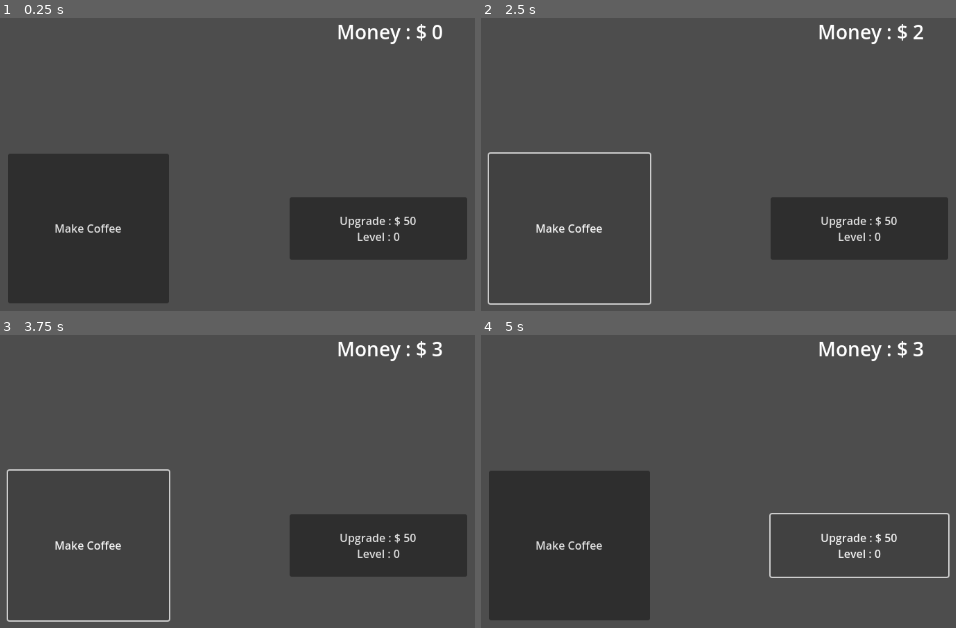
Above: before the commit, frames 1-4 (two rows, left to right).
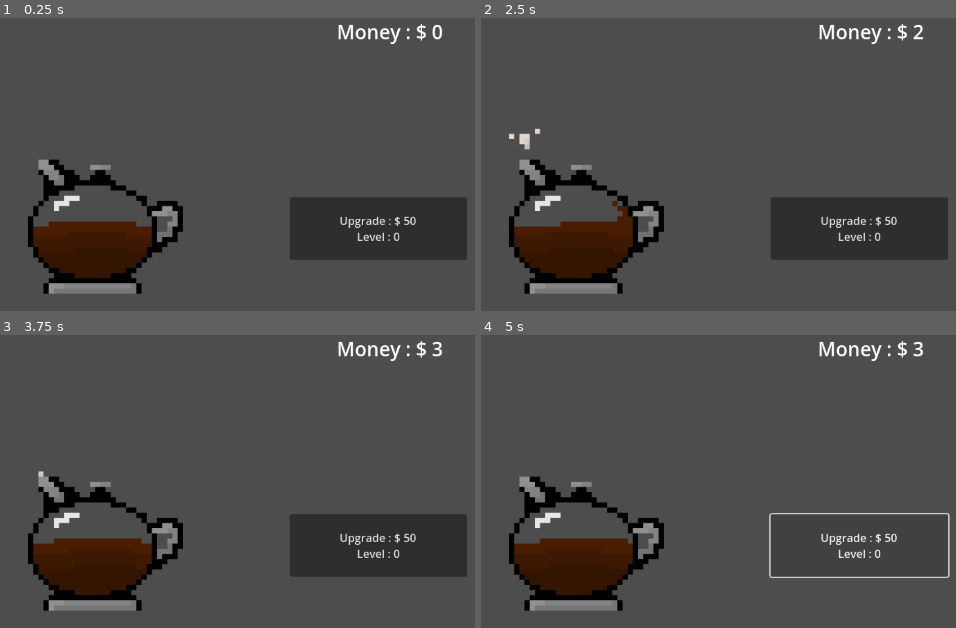
Above: after the commit, the same moments.

Repository: 2024-25-Allen-ISD-Computer-Science/5th-period-isp-coffee-clicker-game
Game: Godot game, scene res://prototype_clicker.tscn
Same seed, same stepped clock (60 frames per second), same inputs: the game is played once before the commit and once after it.
Inputs:
- Up to frame 1 (0.25 s): no input
- Up to frame 2 (2.5 s): click "Make Coffee" at 0.5 s; click "Upgrade : $ 50 Level : 0" at 1.25 s; click "Make Coffee" at 2 s
- Up to frame 3 (3.75 s): click "Upgrade : $ 50 Level : 0" at 2.75 s; click "Make Coffee" at 3.5 s
- Up to frame 4 (5 s): click "Upgrade : $ 50 Level : 0" at 4.25 s

The runs differ from the first frame. In frame 1, 17% of the frame differs, in the area x 1-39%, y 46-98%; in frame 2, 8.9%; in frame 3, 8.7%; in frame 4, 17%.

Commit message:
Change to Coffee Button

Diff:
--- a/Coffee Clicker Stuff/coffee-clicker/project.godot
+++ b/Coffee Clicker Stuff/coffee-clicker/project.godot
@@ -18,6 +18,7 @@
 [file_customization]
 
 folder_colors={
+"res://Assets/": "blue",
 "res://scenes/": "green",
 "res://scripts/": "pink"
 }
--- a/Coffee Clicker Stuff/coffee-clicker/prototype_clicker.tscn
+++ b/Coffee Clicker Stuff/coffee-clicker/prototype_clicker.tscn
@@ -1,6 +1,66 @@
-[gd_scene load_steps=2 format=3 uid="uid://cfmr7rns8wk2u"]
+[gd_scene load_steps=17 format=3 uid="uid://cfmr7rns8wk2u"]
 
 [ext_resource type="Script" path="res://scripts/prototype_clicker.gd" id="1_457p2"]
+[ext_resource type="Texture2D" uid="uid://dvfrowllhnrvh" path="res://Assets/CoffeePotSpriteSheet.png" id="2_a8c04"]
+
+[sub_resource type="StyleBoxEmpty" id="StyleBoxEmpty_fld2h"]
+
+[sub_resource type="StyleBoxEmpty" id="StyleBoxEmpty_v1d5j"]
+
+[sub_resource type="StyleBoxEmpty" id="StyleBoxEmpty_jkvn5"]
+
+[sub_resource type="StyleBoxEmpty" id="StyleBoxEmpty_ymm6g"]
+
+[sub_resource type="StyleBoxEmpty" id="StyleBoxEmpty_mn0r6"]
+
+[sub_resource type="StyleBoxEmpty" id="StyleBoxEmpty_l4n1n"]
+
+[sub_resource type="StyleBoxEmpty" id="StyleBoxEmpty_53ddw"]
+
+[sub_resource type="StyleBoxEmpty" id="StyleBoxEmpty_77eia"]
+
+[sub_resource type="StyleBoxEmpty" id="StyleBoxEmpty_3iqsy"]
+
+[sub_resource type="StyleBoxEmpty" id="StyleBoxEmpty_poxa3"]
+
+[sub_resource type="StyleBoxEmpty" id="StyleBoxEmpty_p0pxb"]
+
+[sub_resource type="Animation" id="Animation_snro6"]
+resource_name = "coffee_pot_click"
+length = 1.05
+tracks/0/type = "value"
+tracks/0/imported = false
+tracks/0/enabled = true
+tracks/0/path = NodePath(".:frame")
+tracks/0/interp = 1
+tracks/0/loop_wrap = true
+tracks/0/keys = {
+"times": PackedFloat32Array(0, 0.1, 0.2, 0.3, 0.4, 0.5, 0.6, 0.7, 0.8, 0.9, 1),
+"transitions": PackedFloat32Array(1, 1, 1, 1, 1, 1, 1, 1, 1, 1, 1),
+"update": 1,
+"values": [0, 1, 2, 3, 5, 6, 7, 8, 10, 11, 12]
+}
+
+[sub_resource type="Animation" id="Animation_mh0us"]
+length = 0.001
+tracks/0/type = "value"
+tracks/0/imported = false
+tracks/0/enabled = true
+tracks/0/path = NodePath(".:frame")
+tracks/0/interp = 1
+tracks/0/loop_wrap = true
+tracks/0/keys = {
+"times": PackedFloat32Array(0),
+"transitions": PackedFloat32Array(1),
+"update": 1,
+"values": [0]
+}
+
+[sub_resource type="AnimationLibrary" id="AnimationLibrary_y87yw"]
+_data = {
+"RESET": SubResource("Animation_mh0us"),
+"coffee_pot_click": SubResource("Animation_snro6")
+}
 
 [node name="PrototypeClicker" type="Control" node_paths=PackedStringArray("label")]
 layout_mode = 3
@@ -28,6 +88,7 @@
 vertical_alignment = 1
 
 [node name="Button" type="Button" parent="."]
+visibility_layer = 513
 custom_minimum_size = Vector2(160, 160)
 layout_mode = 1
 anchors_preset = 8
@@ -35,13 +96,36 @@
 anchor_top = 0.5
 anchor_right = 0.5
 anchor_bottom = 0.5
-offset_left = -116.0
-offset_top = -108.0
-offset_right = 116.0
-offset_bottom = 108.0
+offset_left = -116.352
+offset_top = -107.898
+offset_right = 137.648
+offset_bottom = 125.102
 grow_horizontal = 2
 grow_vertical = 2
+theme_override_styles/focus = SubResource("StyleBoxEmpty_fld2h")
+theme_override_styles/disabled_mirrored = SubResource("StyleBoxEmpty_v1d5j")
+theme_override_styles/disabled = SubResource("StyleBoxEmpty_jkvn5")
+theme_override_styles/hover_pressed_mirrored = SubResource("StyleBoxEmpty_ymm6g")
+theme_override_styles/hover_pressed = SubResource("StyleBoxEmpty_mn0r6")
+theme_override_styles/hover_mirrored = SubResource("StyleBoxEmpty_l4n1n")
+theme_override_styles/hover = SubResource("StyleBoxEmpty_53ddw")
+theme_override_styles/pressed_mirrored = SubResource("StyleBoxEmpty_77eia")
+theme_override_styles/pressed = SubResource("StyleBoxEmpty_3iqsy")
+theme_override_styles/normal_mirrored = SubResource("StyleBoxEmpty_poxa3")
+theme_override_styles/normal = SubResource("StyleBoxEmpty_p0pxb")
 text = "Make Coffee"
+
+[node name="Coffee_Pot" type="Sprite2D" parent="."]
+position = Vector2(593, 299)
+scale = Vector2(0.929688, 0.929688)
+texture = ExtResource("2_a8c04")
+hframes = 4
+vframes = 4
+
+[node name="AnimationPlayer" type="AnimationPlayer" parent="Coffee_Pot"]
+libraries = {
+"": SubResource("AnimationLibrary_y87yw")
+}
 
 [node name="Upgrade" type="Button" parent="."]
 layout_mode = 1
--- a/Coffee Clicker Stuff/coffee-clicker/scripts/prototype_clicker.gd
+++ b/Coffee Clicker Stuff/coffee-clicker/scripts/prototype_clicker.gd
@@ -35,6 +35,7 @@
 # function for when the make coffee button is pressed
 func _on_button_pressed() -> void:
 	make_coffee()
+	$Coffee_Pot/AnimationPlayer.play("coffee_pot_click")
 
 
 # updates your money
Binary file added: Coffee Clicker Stuff/coffee-clicker/Assets/CoffeePotSpriteSheet.png
Not shown, added: Coffee Clicker Stuff/coffee-clicker/Assets/CoffeePotSpriteSheet.png.import
Not shown, added: Coffee Clicker Stuff/Coffee Game Assets/PiskelExports/CoffeePotSpriteSheet.png
Not shown, added: Coffee Clicker Stuff/Coffee Game Assets/PiskelFiles/CoffeePotSpriteSheet-20241030-180534.piskel
